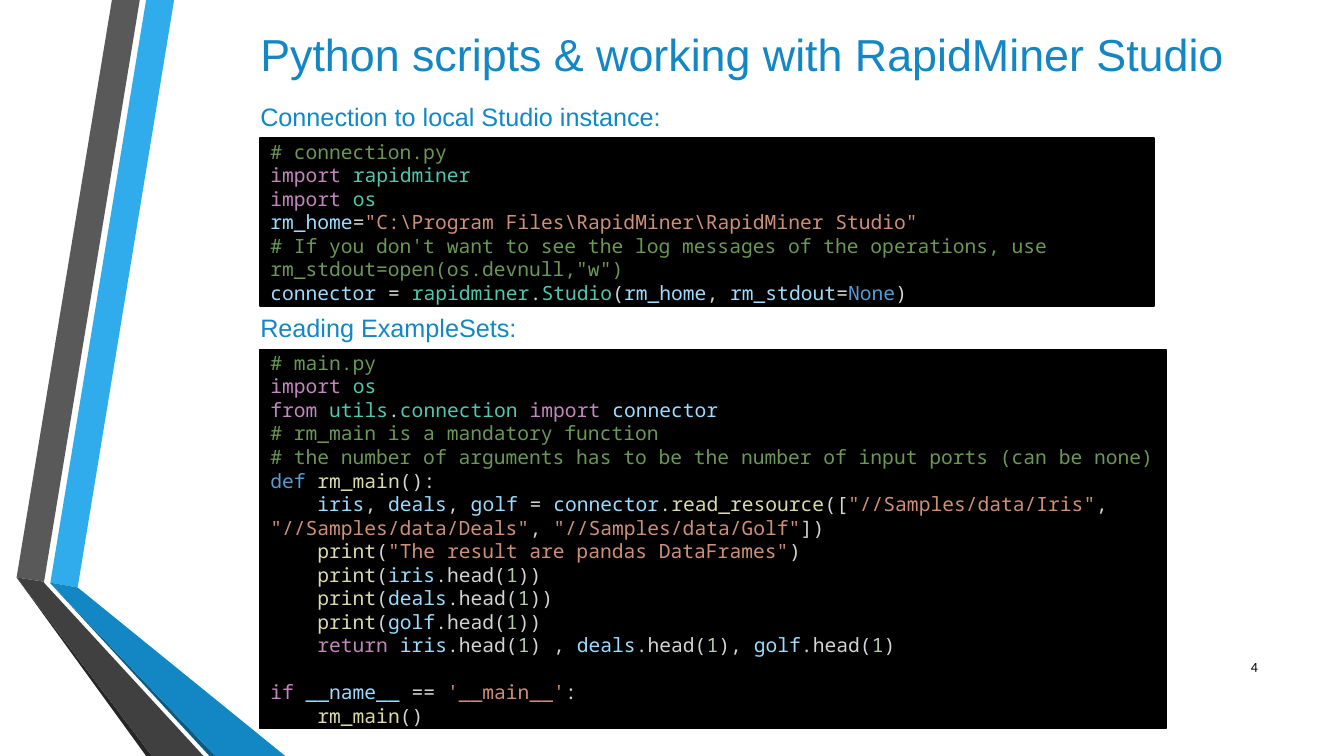
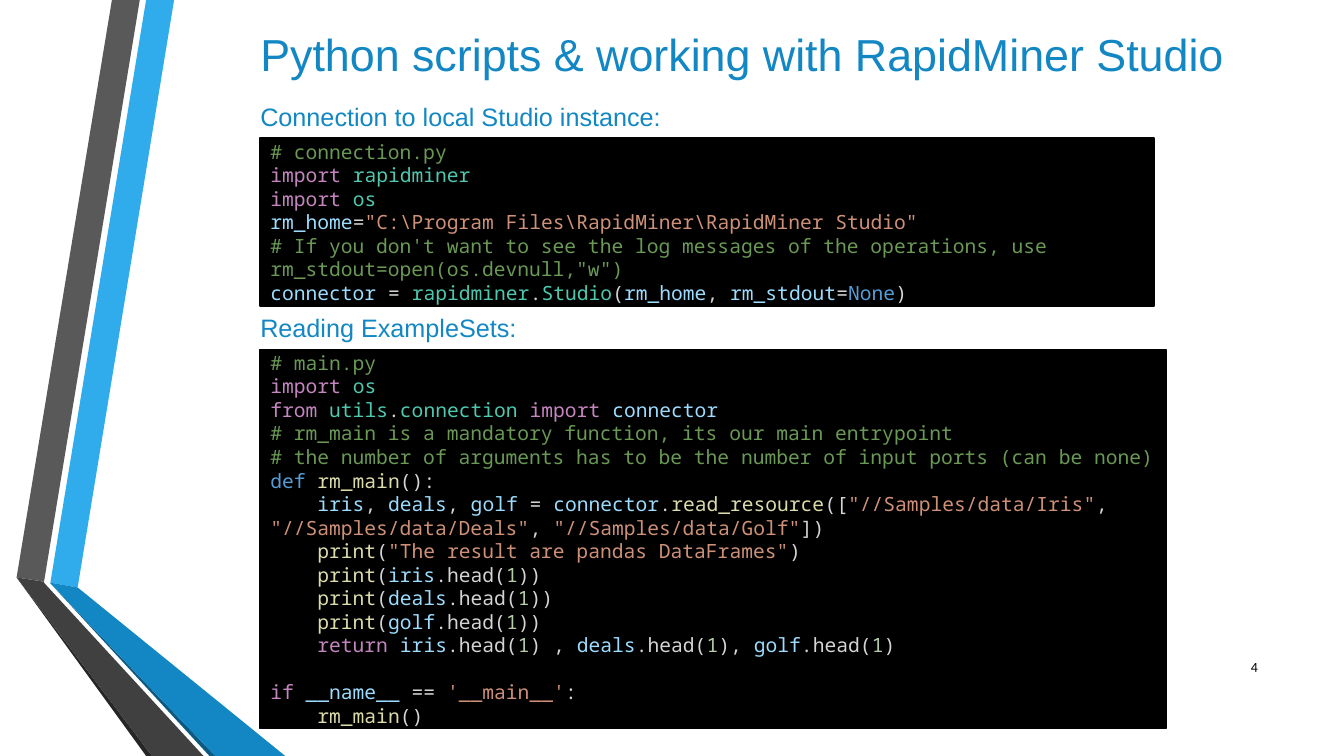
Before and after one commit to Huzefa-Mustafa/rapidminer-python, a slide deck: slide 4 of docs/Presentation_RapidMiner_Python.pptx. Drawn at 1344x756 pixels with LibreOffice and Linux fonts; fonts in the diff are those of the drawing; background and template pictures are left out. Boxes give left, top, right and bottom in pixels: in the first picture for what was removed or moved away, otherwise in the second. Text is boxed around its words. In the diff, an @@ line names an element or a change of style, - is before the commit and + after.

```diff
--- a/docs/Presentation_RapidMiner_Python.pptx
+++ b/docs/Presentation_RapidMiner_Python.pptx
@@ text in rectangle at <box>294,425,953,445</box>: text changed @@
-# rm_main is a mandatory function
+# rm_main is a mandatory function, its our main entrypoint
```
Also in this commit, not shown: 3 other slides changed.
